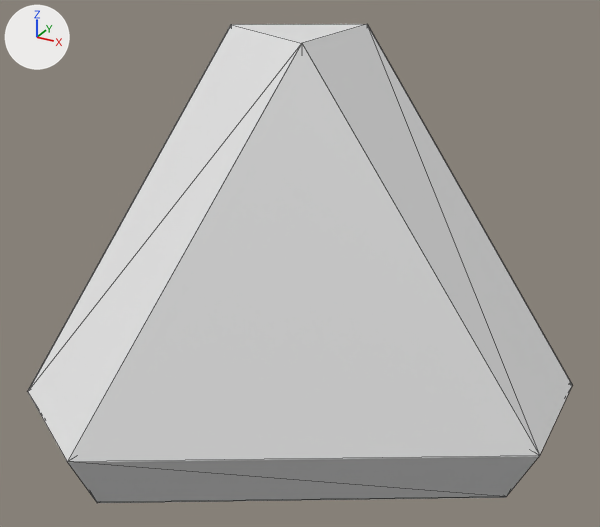
Before and after pictures for a commit that changed the glTF model client/source/meshes/cashfarm.glb.
Camera for both pictures: a camera (50 mm lens) standing at (1.32, -2.4, 1.35) and looking at (0.04, -0.06, 0.18). Every picture has the same lights, and +X, +Y and +Z are marked at upper left. The picture after the commit comes second. Mesh edges are drawn as thin lines. Where no turn or scale is listed for an object, it has been applied to the vertices.

The first picture shows 'back', 'bottom', 'core', 'left', 'right'.
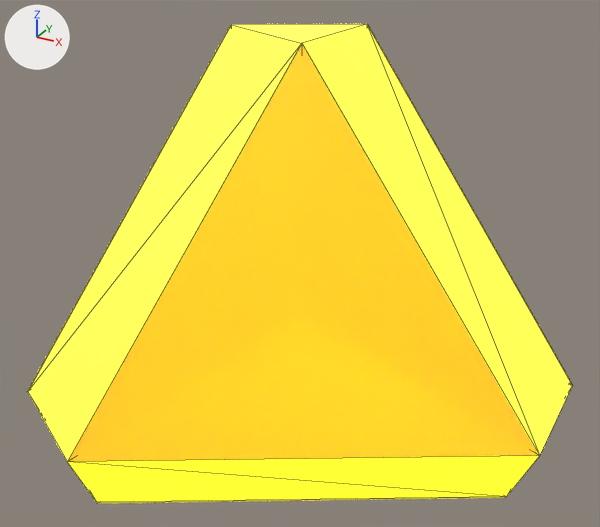
Location of each change, (x1, y1, x2, y2) in pixels of the pictures (600 x 527 px):
```json
{"object": "right", "change": "recoloured", "before": [67, 43, 539, 462], "after": [67, 43, 539, 462]}
{"object": "core", "change": "recoloured", "before": [28, 24, 572, 503], "after": [28, 24, 572, 503], "on screen": "white to yellow"}
{"object": "back", "change": "recoloured", "before": [28, 25, 231, 391], "after": [28, 25, 231, 391]}
{"object": "bottom", "change": "recoloured", "before": [103, 497, 506, 503], "after": [103, 497, 506, 503]}
{"object": "left", "change": "recoloured", "before": [367, 24, 572, 385], "after": [367, 24, 572, 385]}
```

Edits to the scene script, one JSON object a line:
```json
{"op": "add", "block": "mat_slice_mat", "code": ["mat_slice_mat = principled_material('slice mat')", "mat_slice_mat.base_color = (0.632, 0.33, 0.00997)  # yellow #d09b19", "mat_slice_mat.metallic = 0.197", "mat_slice_mat.roughness = 0.642", "mat_slice_mat.transmission_weight = 1.0"]}
{"op": "add", "block": "mat_care_mat", "code": ["mat_care_mat = principled_material('care mat')", "mat_care_mat.base_color = (0.8, 0.766, 0.237)  # yellow #e7e386", "mat_care_mat.metallic = 0.85", "mat_care_mat.roughness = 0.35", "mat_care_mat.emission_color = (1.0, 0.696, 0.0)  # yellow #ffd900", "mat_care_mat.emission_strength = 4.0"]}
{"block": "me_solid", "where": "me_solid.from_pydata(...)  # 16 vertices, 28 faces; spans x -0.67..0.95, y -0.94..0.94, z -0.57..0.97"}
{"op": "add", "block": "me_solid", "code": "me_solid.materials.append(mat_care_mat)  # yellow #e7e386, glowing yellow #ffd900"}
{"block": "me_solid_002", "where": "me_solid_002.from_pydata(...)  # 4 vertices, 4 faces; spans x -0.161..0.251, y -0.713..0.713, z -0.38..0.784"}
{"op": "add", "block": "me_solid_002", "code": "me_solid_002.materials.append(mat_slice_mat)  # yellow #d09b19"}
{"block": "me_solid_004", "where": "me_solid_004.from_pydata(...)  # 4 vertices, 4 faces; spans x -0.412..0.823, y -0.713..0.713, z -0.025..0.075"}
{"op": "add", "block": "me_solid_004", "code": "me_solid_004.materials.append(mat_slice_mat)  # yellow #d09b19"}
{"block": "me_solid_001", "where": "me_solid_001.from_pydata(...)  # 4 vertices, 4 faces; spans x -0.537..0.698, y -0.217..0.496, z -0.38..0.784"}
{"op": "add", "block": "me_solid_001", "code": "me_solid_001.materials.append(mat_slice_mat)  # yellow #d09b19"}
{"block": "me_solid_003", "where": "me_solid_003.from_pydata(...)  # 4 vertices, 4 faces; spans x -0.537..0.698, y -0.496..0.217, z -0.38..0.784"}
{"op": "add", "block": "me_solid_003", "code": "me_solid_003.materials.append(mat_slice_mat)  # yellow #d09b19"}
```
